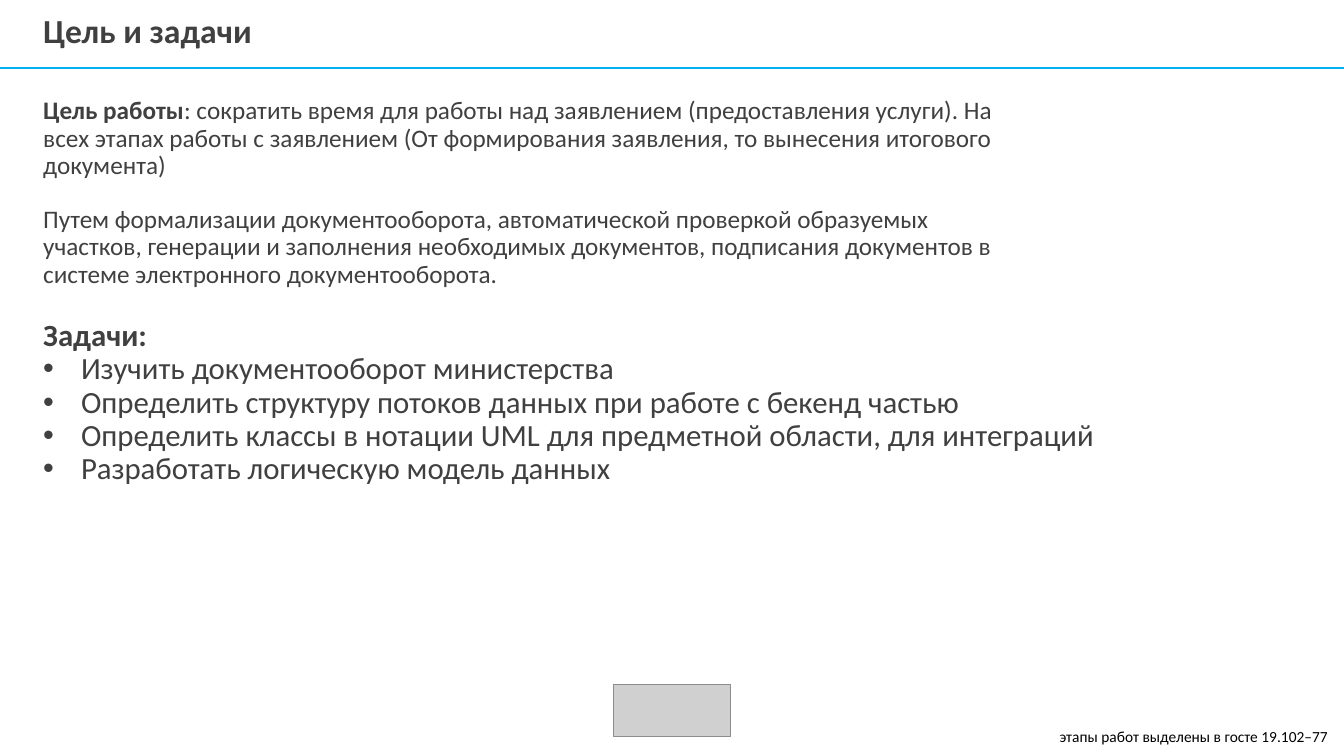
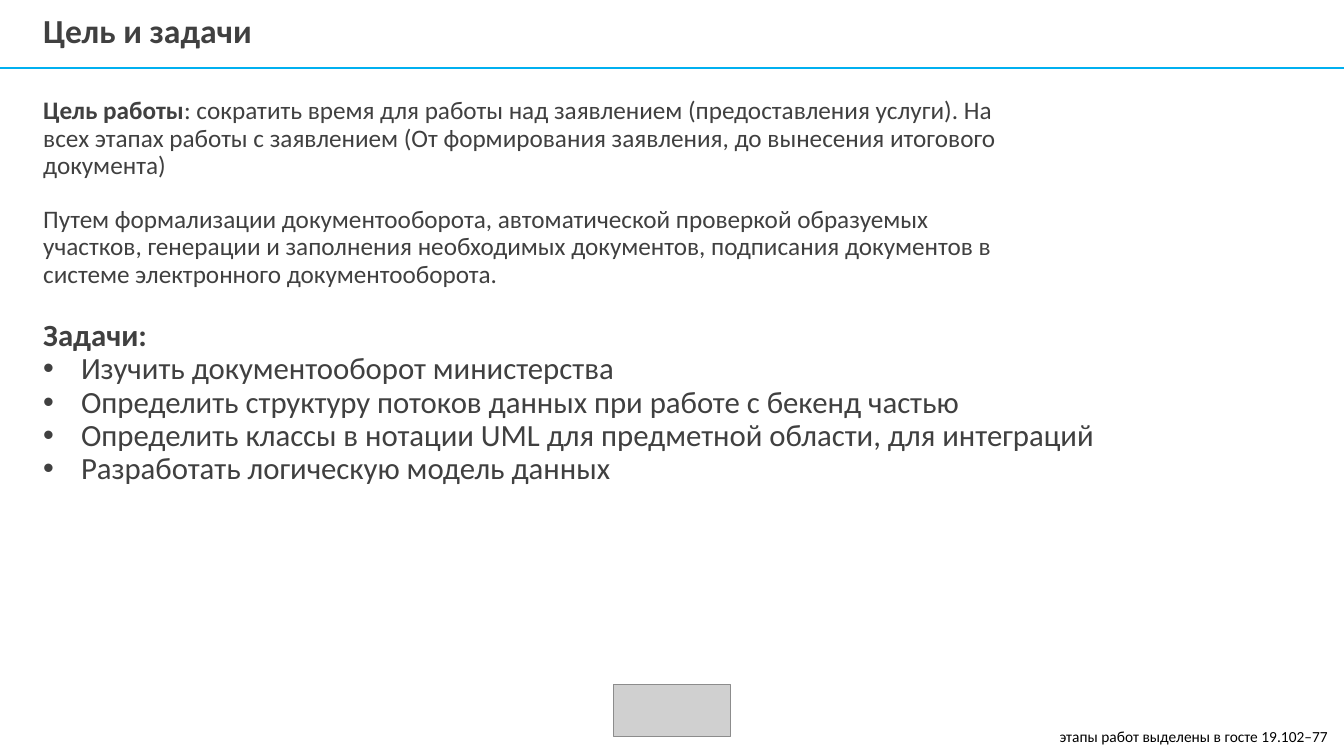
Before and after one commit to mcdodik20008/docs, a slide deck: slide 7 of Презентация диплома.pptx. Drawn at 1344x756 pixels with LibreOffice and Linux fonts; fonts in the diff are those of the drawing; grey boxes stand for pictures; background and template pictures are left out. Boxes give left, top, right and bottom in pixels: in the first picture for what was removed or moved away, otherwise in the second. Text is boxed around its words. In the diff, an @@ line names an element or a change of style, - is before the commit and + after.

```diff
--- a/Презентация диплома.pptx
+++ b/Презентация диплома.pptx
@@ text at [43,101,995,178]: text changed; text colour #404040 to #646464 @@
-Цель работы: сократить время для работы над заявлением (предоставления услуги). На всех этапах работы с заявлением (От формирования заявления, то вынесения итогового документа)
+Цель работы: сократить время для работы над заявлением (предоставления услуги). На всех этапах работы с заявлением (От формирования заявления, до вынесения итогового документа)
```
Also in this commit, not shown: 17 other slides changed, 1 other file.
